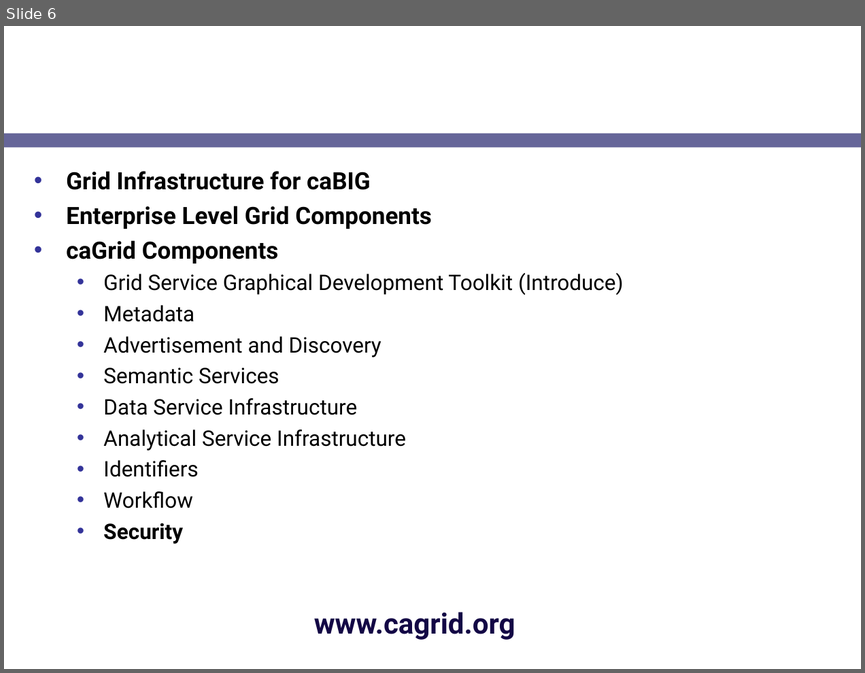
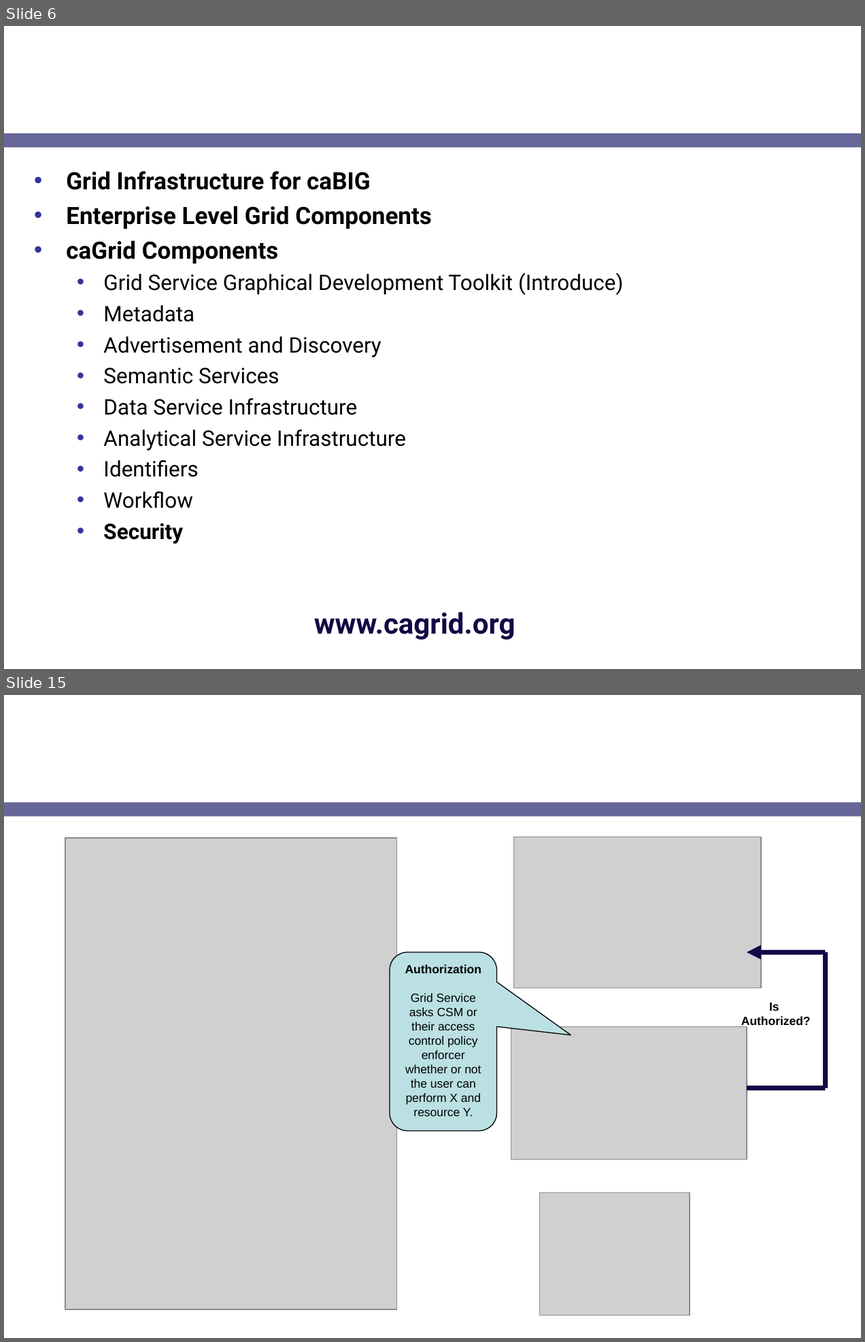
Before and after one commit to NCIP/cagrid-docs, a slide deck: presentations/security/gaards-ogf-19.ppt. Shown one above the other, each under a label of ours: slide 6 before the commit, slides 6 and 15 after it; the slides between them are not shown. The pictures are 865x673 and 865x1342 pixels, drawn with LibreOffice and Linux fonts; fonts in the diff are those of the drawing; grey boxes stand for pictures; background and template pictures are left out. Boxes give left, top, right and bottom in pixels: in the first picture for what was removed or moved away, otherwise in the second. Text is boxed around its words. In the diff, an @@ line names an element or a change of style, - is before the commit and + after.

```diff
--- a/presentations/security/gaards-ogf-19.ppt
+++ b/presentations/security/gaards-ogf-19.ppt
@@ slide 15 added at bbox=[4, 695, 861, 1338], background picture (left out); not listed: 1 template element that a slide beside it also shows @@
@@ title added at bbox=[33, 695, 675, 795], 24 pt, text #FFFFFF, bold @@
+GAARDS in Action
@@ picture added at bbox=[514, 837, 762, 988] @@
@@ picture added at bbox=[66, 838, 397, 1309] @@
@@ rounded speech box added at bbox=[390, 952, 496, 1130], fill #BBE0E3, outline #000000 0.74 pt, 10 pt, text #000000 @@
+Authorization
+Grid Service asks CSM or their access control policy enforcer whether or not the user can perform X and resource Y.
@@ arrow added from (825, 952) to (747, 952), #130745 4 pt @@
@@ line added from (825, 952) to (825, 1087), #130745 4 pt @@
@@ text added at bbox=[741, 1002, 810, 1028], 10 pt, text #000000, bold @@
+Is
+Authorized?
@@ picture added at bbox=[511, 1027, 747, 1159] @@
@@ line added from (825, 1087) to (747, 1087), #130745 4 pt @@
@@ picture added at bbox=[540, 1193, 689, 1315] @@
```
Also in this commit, not shown: 9 other slides added.
